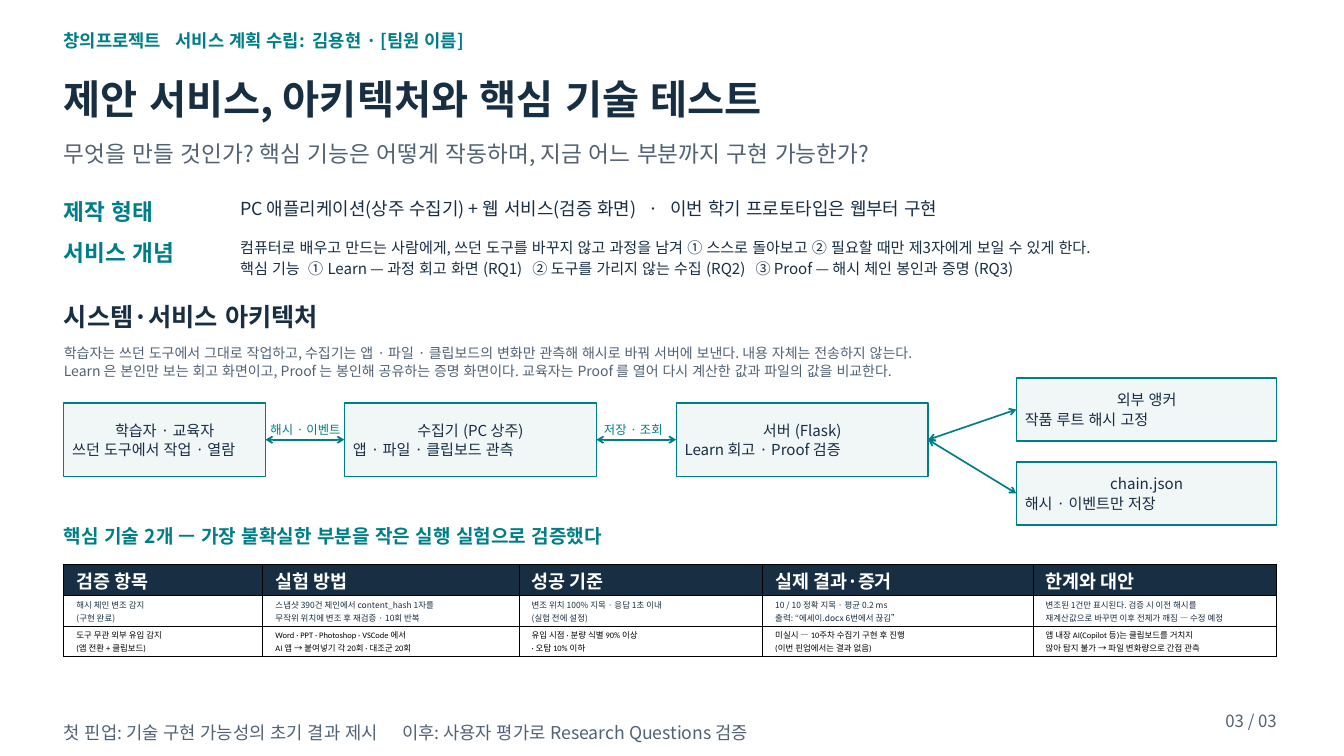
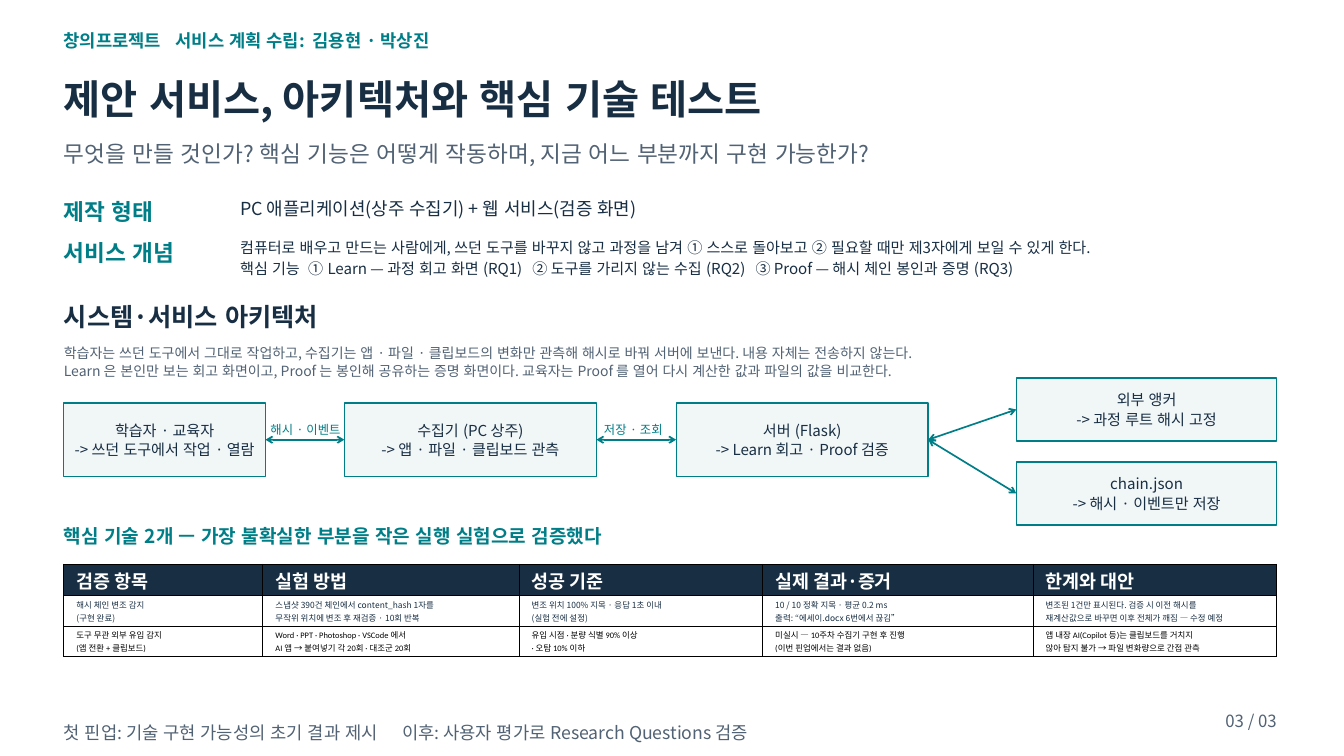
Before and after one commit to 20233014-KYH/trace, a slide deck: slide 3 of deck/창의프로젝트_서비스계획수립_Trace.pptx. Drawn at 1344x756 pixels with LibreOffice and Linux fonts; fonts in the diff are those of the drawing. Boxes give left, top, right and bottom in pixels: in the first picture for what was removed or moved away, otherwise in the second. Text is boxed around its words. In the diff, an @@ line names an element or a change of style, - is before the commit and + after.

```diff
--- a/deck/창의프로젝트_서비스계획수립_Trace.pptx
+++ b/deck/창의프로젝트_서비스계획수립_Trace.pptx
@@ text at [64, 32, 430, 49]: text changed @@
-창의프로젝트 서비스 계획 수립: 김용현 · [팀원 이름]
+창의프로젝트 서비스 계획 수립: 김용현 · 박상진
@@ text at [240, 200, 637, 219]: text changed @@
-PC 애플리케이션(상주 수집기) + 웹 서비스(검증 화면) · 이번 학기 프로토타입은 웹부터 구현
+PC 애플리케이션(상주 수집기) + 웹 서비스(검증 화면)
@@ text in rectangle at [1093, 412, 1217, 427]: text changed @@
-작품 루트 해시 고정
+-> 과정 루트 해시 고정
@@ text in rectangle at [92, 442, 255, 457]: text changed @@
-쓰던 도구에서 작업 · 열람
+-> 쓰던 도구에서 작업 · 열람
@@ text in rectangle at [398, 442, 560, 456]: text changed @@
-앱 · 파일 · 클립보드 관측
+-> 앱 · 파일 · 클립보드 관측
@@ text in rectangle at [733, 442, 889, 456]: text changed @@
-Learn 회고 · Proof 검증
+-> Learn 회고 · Proof 검증
@@ text in rectangle at [1090, 496, 1221, 511]: text changed @@
-해시 · 이벤트만 저장
+-> 해시 · 이벤트만 저장
```
Also in this commit, not shown: 2 other slides changed, 4 other files.
